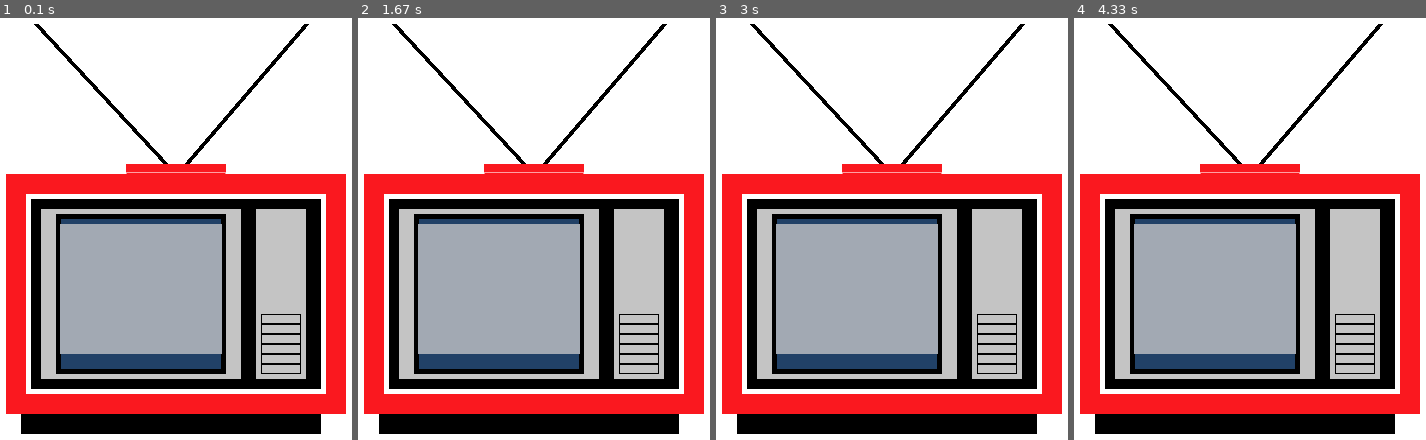
Above: before the commit, frames 1-4 (left to right).
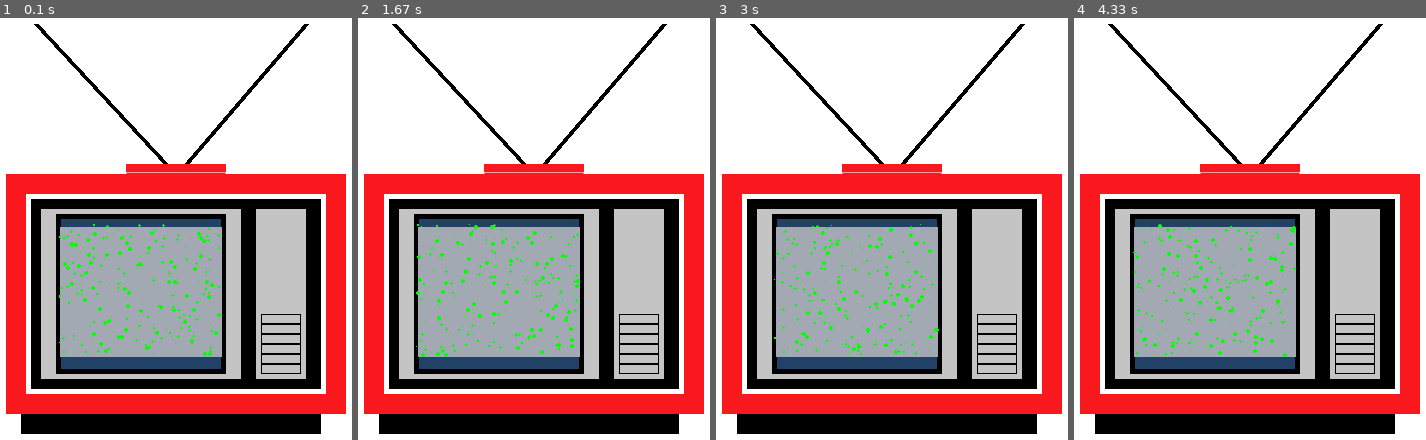
Above: after the commit, the same moments.

Repository: artsyone/my-first-python-programs
Game: pygame game, started from pygame-graphics-master/test.py
Same seed, same stepped clock (60 frames per second), same inputs: the game is played once before the commit and once after it.
Inputs:
- Up to frame 1 (0.1 s): no input
- Up to frame 2 (1.67 s): no input
- Up to frame 3 (3 s): no input
- Up to frame 4 (4.33 s): no input

The runs differ from the first frame. In frame 1, 1.4% of the frame differs, in the area x 16-64%, y 48-81%; in frame 2, 1.4%; in frame 3, 1.3%; in frame 4, 1.4%.

Commit message:
Add files via upload

Diff:
--- a/pygame-graphics-master/test.py
+++ b/pygame-graphics-master/test.py
@@ -1,6 +1,7 @@
 # Imports
 import pygame
 import math
+import random
 
 # Initialize game engine
 pygame.init()
@@ -88,19 +89,35 @@
     pygame.draw.rect(screen, BLACK, [475, 340, 40, 10],1)
     pygame.draw.rect(screen, BLACK, [475, 340, 40, 11],1)
 
-    pygame.draw.rect(screen, LGREY, [274, 250, 162, 130])
+    pygame.draw.rect(screen, LGREY, [274, 253, 162, 130])
 
 
 
 
 
 
+    stars = []
+    for i in range(200,400):
+        x = random.randrange(272,434)
+        y = random.randrange(250, 380)
+        r = random.randrange(1,5)
+        s = [ x,y,r,r]
 
+        stars.append(s)
 
 
     #pygame.draw.line(screen, GREEN, [300, 40], [100,500], 5)
    # pygame.draw.ellipse(screen, BLUE, [100, 100, 600, 300])
     #pygame.draw.polygon(screen, BLACK, [[200, 200], [50,400], [600, 500]], 10)
+
+
+    ''' stars '''
+
+    for s in stars:
+        pygame.draw.ellipse(screen, GREEN,s)
+
+
+
 
     ''' angles for arcs are measured in radians (a pre-cal topic) '''
     #pygame.draw.arc(screen, ORANGE, [100, 100, 100, 100], 0, math.pi/2, 1)
